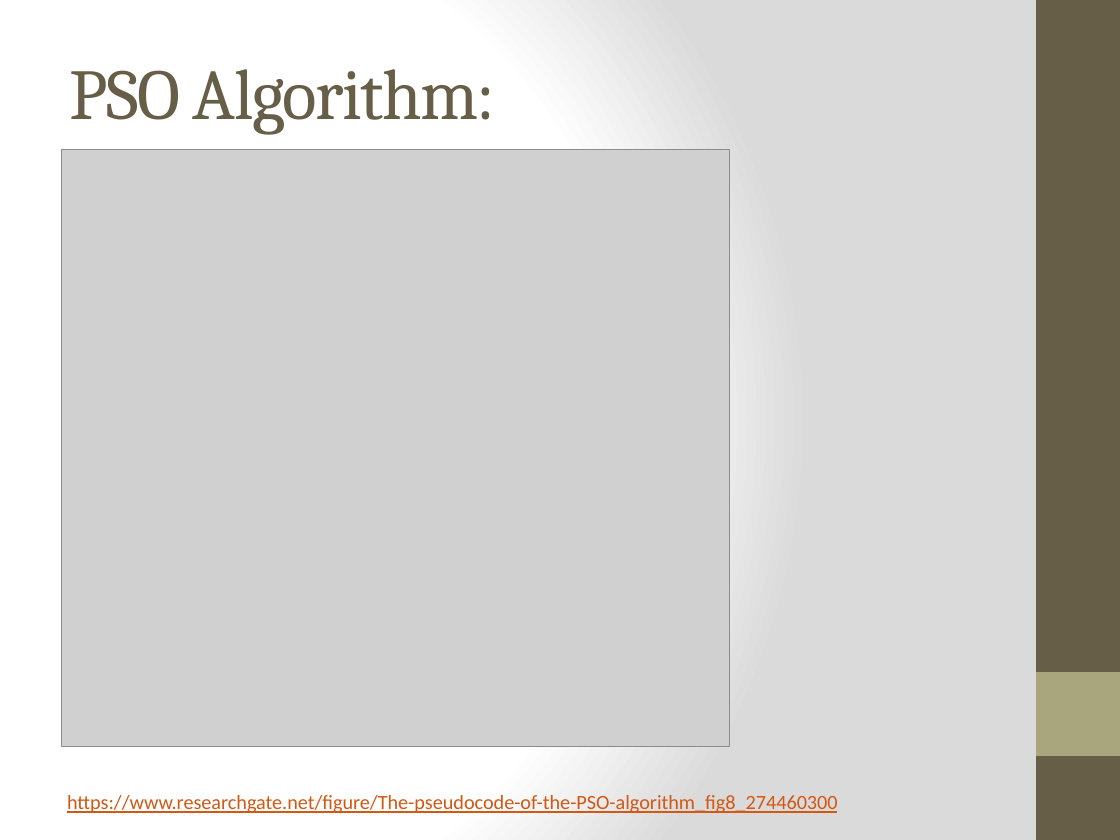
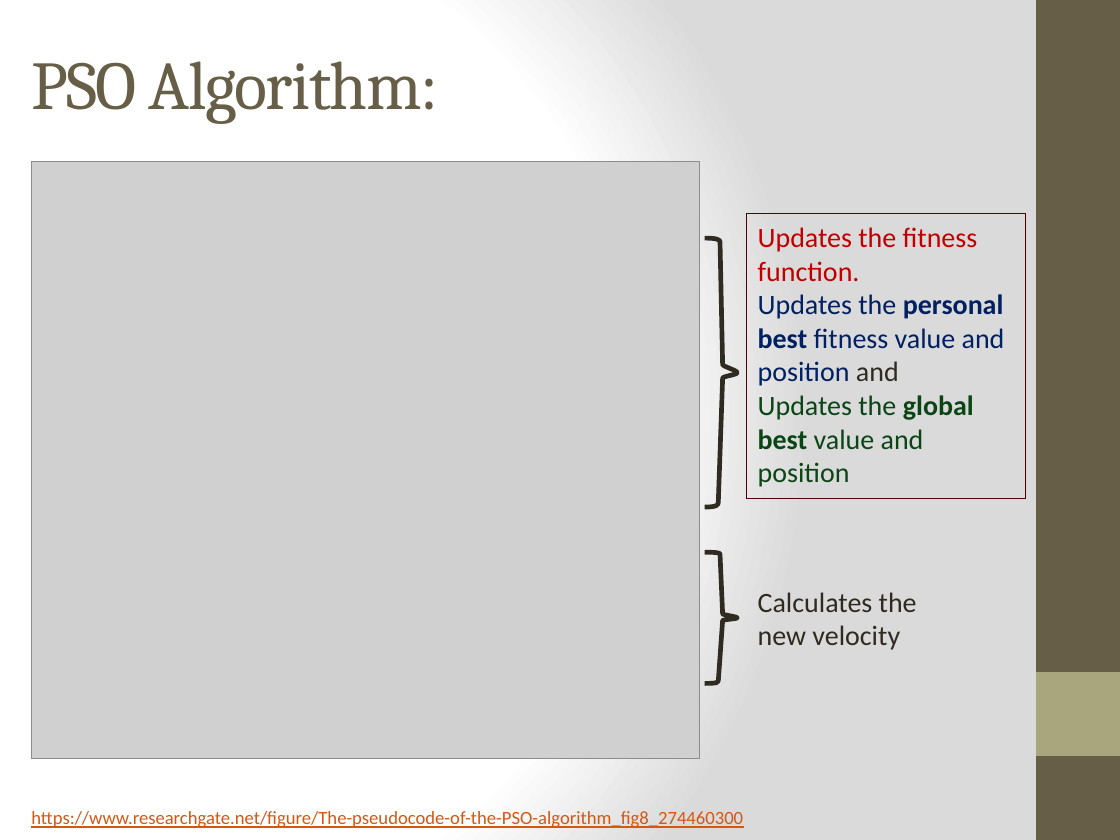
Before and after one commit to ayazhassan-courses/project-pyteam, a slide deck: slide 9 of Documentation/Presentation (interim demo).pptx. Drawn at 1120x840 pixels with LibreOffice and Linux fonts; fonts in the diff are those of the drawing; grey boxes stand for pictures. Boxes give left, top, right and bottom in pixels: in the first picture for what was removed or moved away, otherwise in the second. Text is boxed around its words. In the diff, an @@ line names an element or a change of style, - is before the commit and + after.

```diff
--- a/Documentation/Presentation (interim demo).pptx
+++ b/Documentation/Presentation (interim demo).pptx
@@ title "PSO Algorithm:": place and size @@
-title "PSO Algorithm:" at (70, 69, 496, 135)
+title "PSO Algorithm:" at (32, 61, 438, 124)
@@ title "PSO Algorithm:" at (32, 61, 438, 124): size 46 to 44 pt @@
@@ picture: place and size @@
-picture at (62, 149, 730, 746)
+picture at (31, 161, 700, 758)
@@ freeform shape added at (699, 235, 747, 507), outline #2F2B20 3 pt @@
@@ rectangle added at (747, 214, 1026, 498), outline #4E0202 0.75 pt, 18 pt, text #002060 @@
+Updates the fitness function.
+Updates the personal best fitness value and position and
+Updates the global best value and position
@@ freeform shape added at (699, 551, 747, 684), outline #2F2B20 3 pt @@
@@ text added at (758, 592, 917, 650), 18 pt, text #2F2B20 @@
+Calculates the new velocity
@@ text "https://www.researchgate.net/figure/The-pseudocode-of-the-PS ...": place and size @@
-text "https://www.researchgate.net/figure/The-pseudocode-of-the-PS ..." at (67, 795, 838, 813)
+text "https://www.researchgate.net/figure/The-pseudocode-of-the-PS ..." at (31, 811, 743, 828)
@@ text "https://www.researchgate.net/figure/The-pseudocode-of-the-PS ..." at (31, 811, 743, 828): size 13 to 12 pt @@
```
Also in this commit, not shown: 5 other slides changed.
